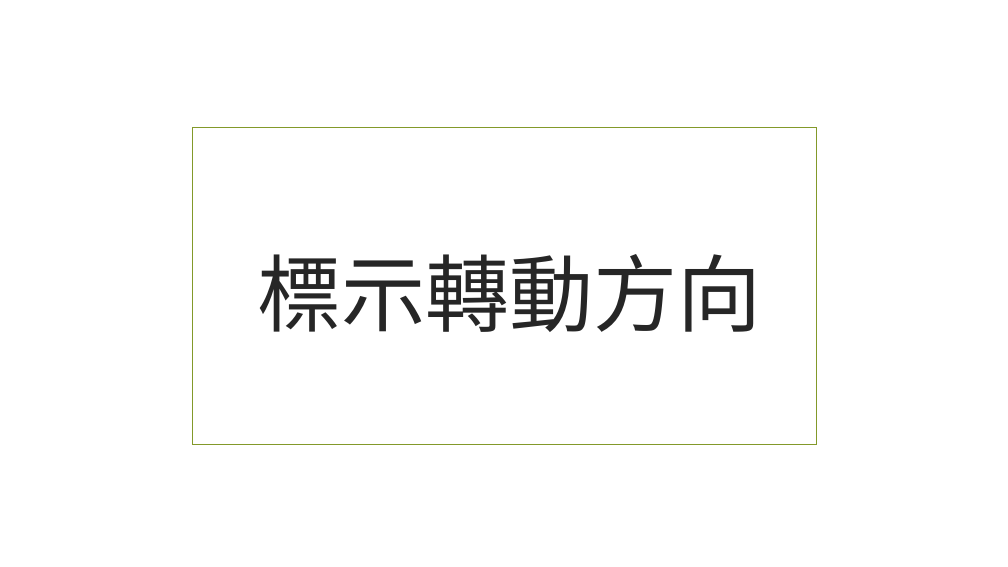
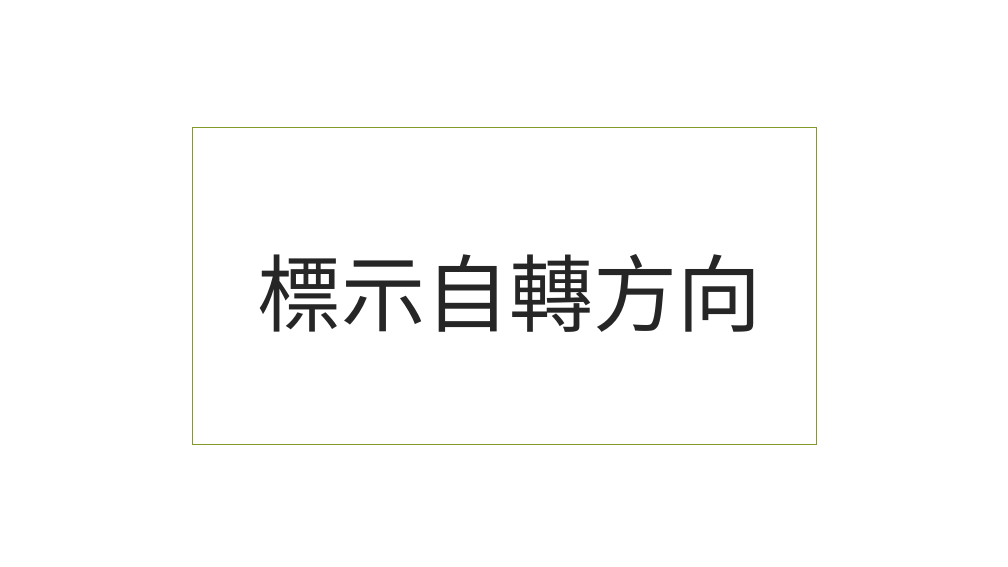
Before and after one commit to beardad1975/py4t, a slide deck: slide 9 of 課程資料/3D空間大探索/02轉動地球.pptx (slide 5 before the commit). Drawn at 1008x567 pixels with LibreOffice and Linux fonts; fonts in the diff are those of the drawing; background and template pictures are left out. Boxes give left, top, right and bottom in pixels: in the first picture for what was removed or moved away, otherwise in the second. Text is boxed around its words. In the diff, an @@ line names an element or a change of style, - is before the commit and + after.

```diff
--- a/課程資料/3D空間大探索/02轉動地球.pptx
+++ b/課程資料/3D空間大探索/02轉動地球.pptx
@@ text at [258,254,762,332]: text changed @@
-標示轉動方向
+標示自轉方向
```
Also in this commit, not shown: 4 other slides changed, 11 slides added, 7 slides removed, 17 other files.
